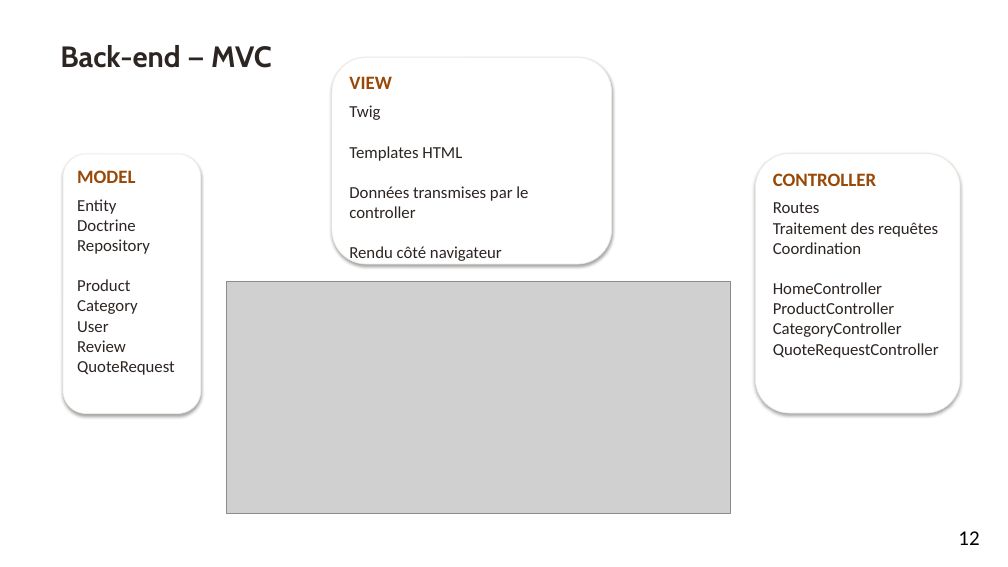
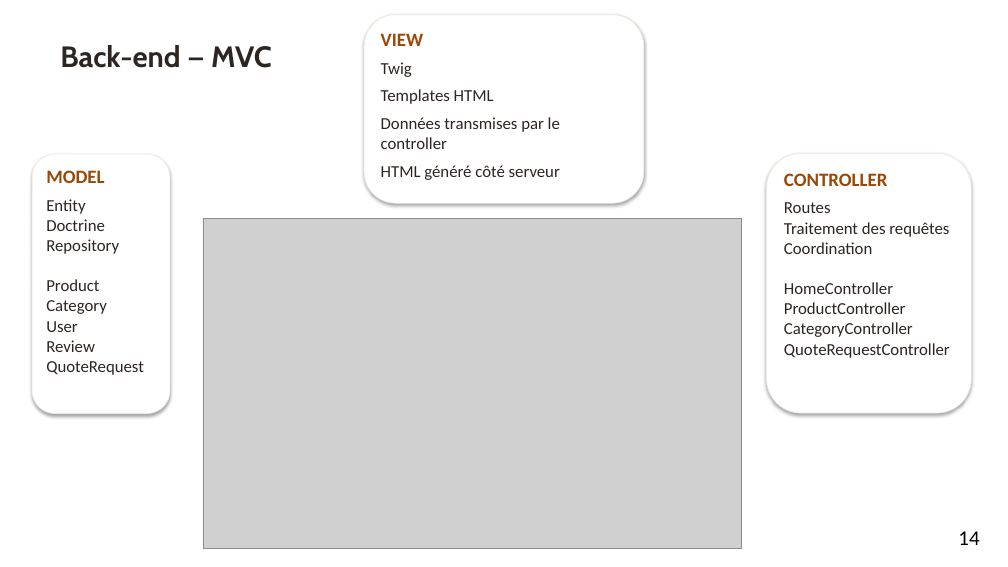
Before and after one commit to aureopires/projet_broderie, a slide deck: slide 14 of output/Aureo_Ruffier_Presentation_Projet.pptx (slide 12 before the commit). Drawn at 1008x567 pixels with LibreOffice and Linux fonts; fonts in the diff are those of the drawing; grey boxes stand for pictures; background and template pictures are left out. Boxes give left, top, right and bottom in pixels: in the first picture for what was removed or moved away, otherwise in the second. Text is boxed around its words. In the diff, an @@ line names an element or a change of style, - is before the commit and + after.

```diff
--- a/output/Aureo_Ruffier_Presentation_Projet.pptx
+++ b/output/Aureo_Ruffier_Presentation_Projet.pptx
@@ rounded rectangle "VIEW" resized from (x1=332, y1=57, x2=612, y2=264) to (x1=364, y1=15, x2=644, y2=203) @@
@@ text in rounded rectangle at (x1=381, y1=62, x2=560, y2=180): text changed @@
-Twig
-Templates HTML
-Données transmises par le controller
-Rendu côté navigateur
+Twig
+Templates HTML
+Données transmises par le controller
+HTML généré côté serveur
@@ rounded rectangle "MODEL" moved from (x1=63, y1=154, x2=200, y2=414) to (x1=33, y1=154, x2=170, y2=414) @@
@@ rounded rectangle "CONTROLLER" moved from (x1=755, y1=154, x2=960, y2=413) to (x1=767, y1=154, x2=972, y2=413) @@
@@ picture resized from (x1=226, y1=281, x2=730, y2=513) to (x1=203, y1=219, x2=741, y2=548) @@
@@ page number at (x1=958, y1=531, x2=979, y2=545): text changed @@
-12
+14
```
Also in this commit, not shown: 12 other slides changed, 12 slides added, 8 slides removed, 4 other files.
